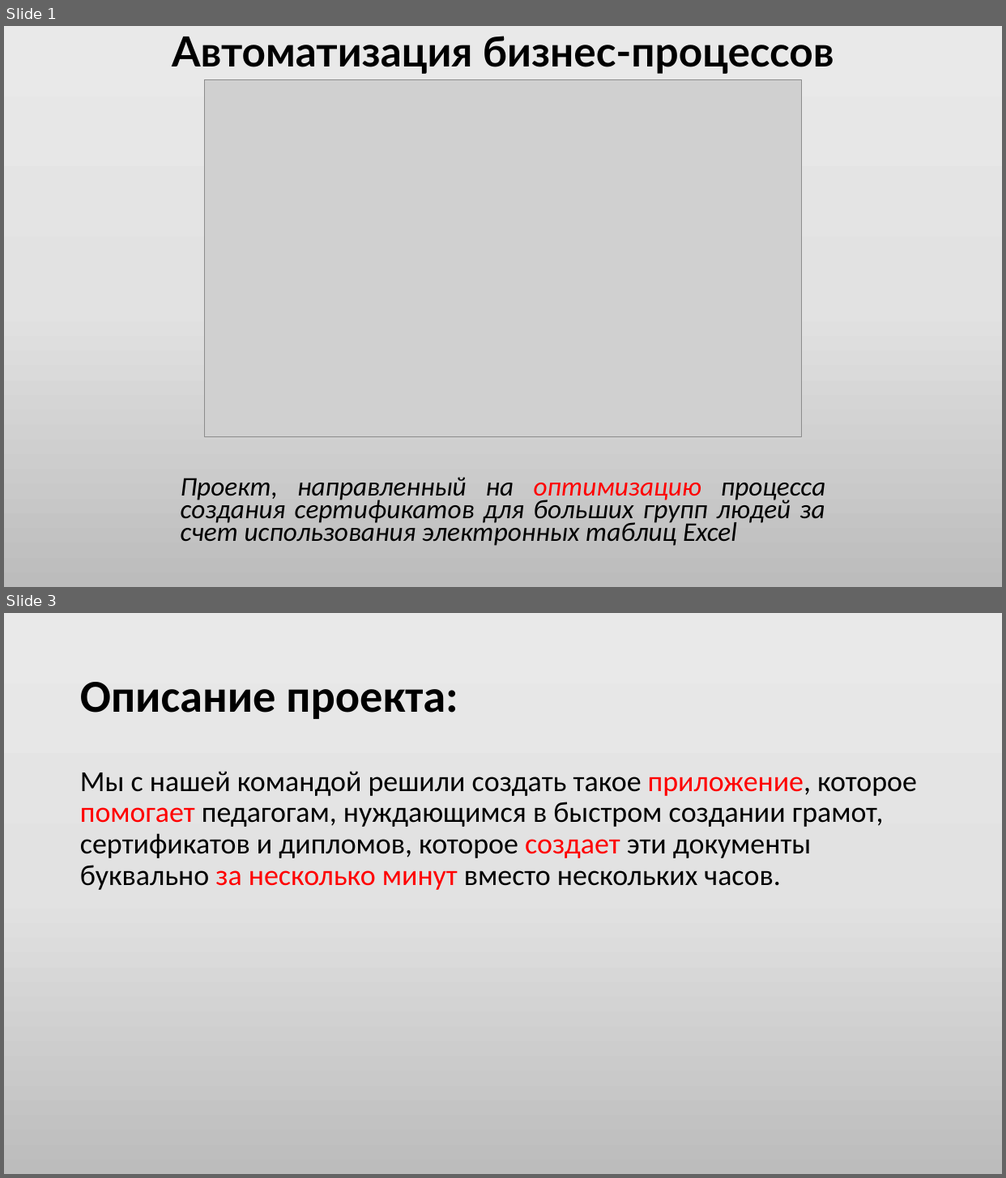
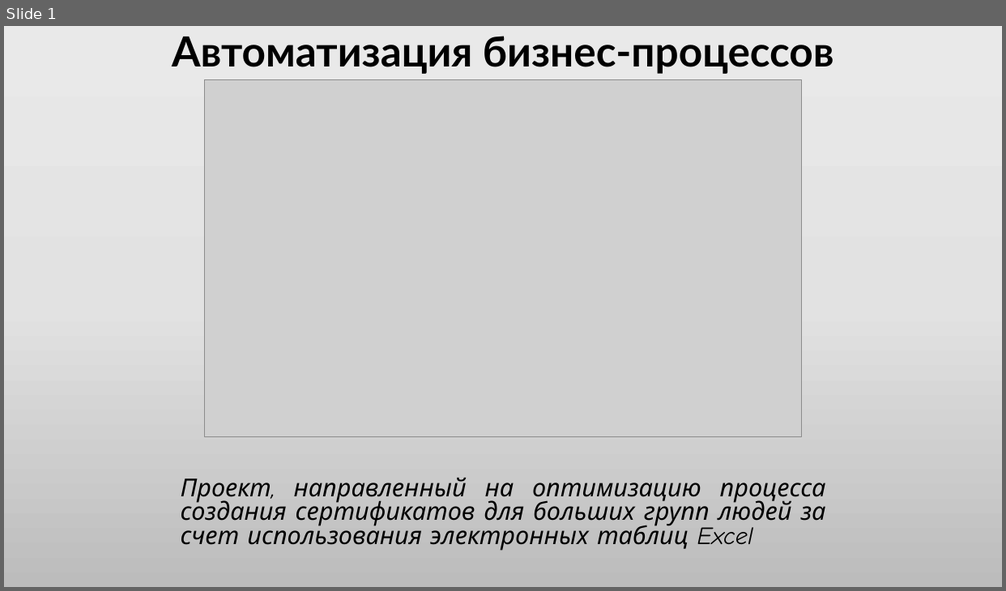
Before and after one commit to CyberBro9/aobp, a slide deck: ikar.pptx. Shown one above the other, each under a label of ours: slides 1 and 3 before the commit, slide 1 after it; the slides between them are not shown. The pictures are 1006x1178 and 1006x591 pixels, drawn with LibreOffice and Linux fonts; fonts in the diff are those of the drawing; grey boxes stand for pictures. Boxes give left, top, right and bottom in pixels: in the first picture for what was removed or moved away, otherwise in the second. Text is boxed around its words. In the diff, an @@ line names an element or a change of style, - is before the commit and + after.

```diff
--- a/ikar.pptx
+++ b/ikar.pptx
@@ slide 3 removed at box(4, 613, 1002, 1174), background gradient #EBEAEA to #E4E3E3 to #BDBCBC @@
@@ title removed at box(80, 682, 458, 719) @@
-Описание проекта:
@@ text removed at box(80, 771, 917, 890) @@
-Мы с нашей командой решили создать такое приложение, которое помогает педагогам, нуждающимся в быстром создании грамот, сертификатов и дипломов, которое создает эти документы буквально за несколько минут вместо нескольких часов.
@@ slide 1 changed as well @@
@@ subtitle "Проект, направленный на оптимизацию процесса ..." at box(181, 477, 826, 551): size 25.9 to 23.8 pt, font Calibri to Comic Neue; text colour #FF0000 to #000000 in "оптимизацию"; line spacing 0.7 to 0.8 @@
```
Also in this commit, not shown: 2 other slides removed, 3 other files.
